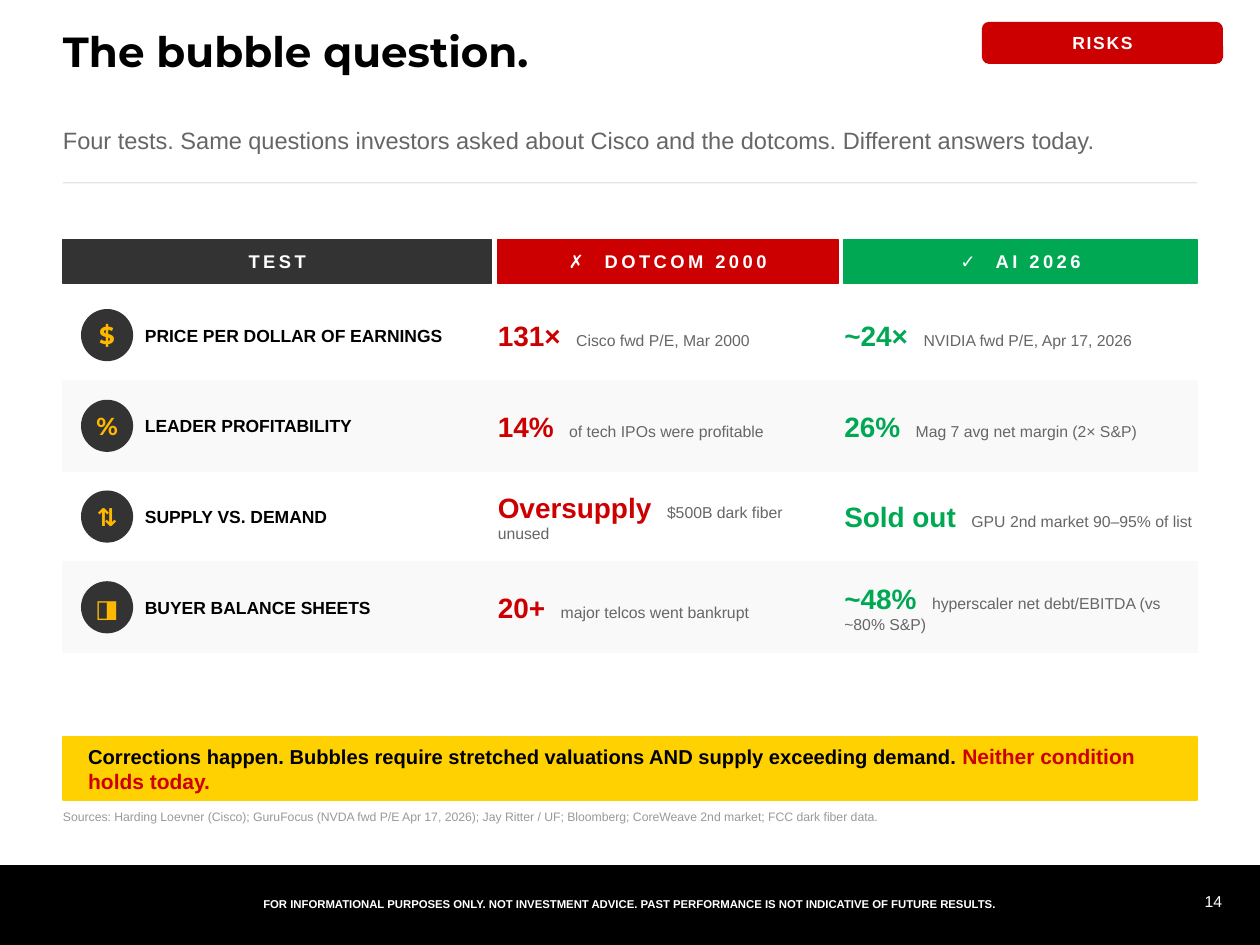
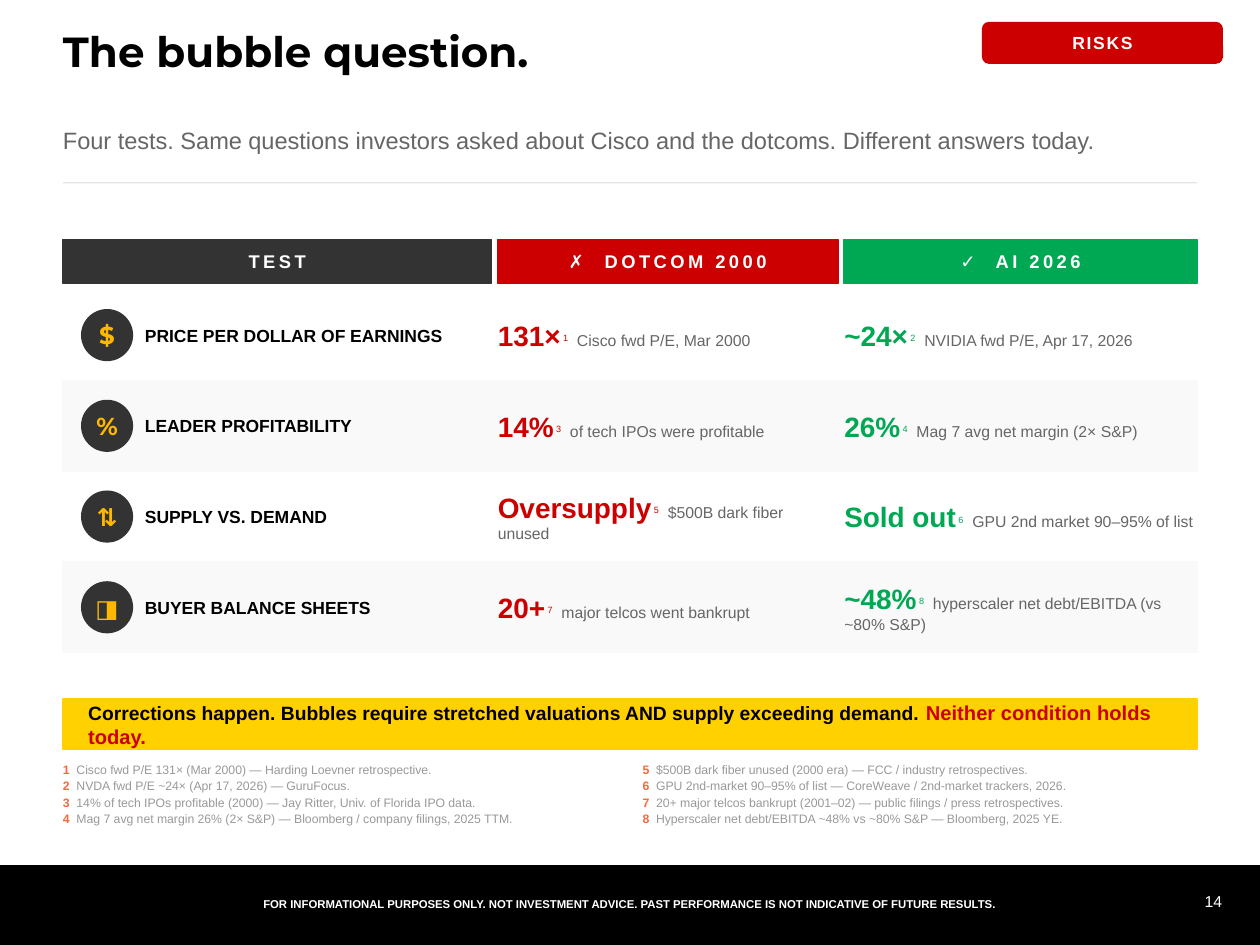
Before and after one commit to samuelcmcclellan-cell/ai-markets-deck, a slide deck: slide 14 of ai-markets-deck.pptx. Drawn at 1260x945 pixels with LibreOffice and Linux fonts; fonts in the diff are those of the drawing. Boxes give left, top, right and bottom in pixels: in the first picture for what was removed or moved away, otherwise in the second. Text is boxed around its words. In the diff, an @@ line names an element or a change of style, - is before the commit and + after.

```diff
--- a/ai-markets-deck.pptx
+++ b/ai-markets-deck.pptx
@@ text at bbox=[498, 326, 750, 348]: text changed @@
-131× Cisco fwd P/E, Mar 2000
+131× 1 Cisco fwd P/E, Mar 2000
@@ text at bbox=[844, 326, 1133, 350]: text changed @@
-~24× NVIDIA fwd P/E, Apr 17, 2026
+~24× 2 NVIDIA fwd P/E, Apr 17, 2026
@@ text at bbox=[498, 417, 765, 440]: text changed @@
-14% of tech IPOs were profitable
+14% 3 of tech IPOs were profitable
@@ text at bbox=[844, 417, 1138, 440]: text changed @@
-26% Mag 7 avg net margin (2× S&P)
+26% 4 Mag 7 avg net margin (2× S&P)
@@ text at bbox=[498, 497, 784, 539]: text changed @@
-Oversupply $500B dark fiber unused
+Oversupply 5 $500B dark fiber unused
@@ text at bbox=[844, 506, 1193, 528]: text changed @@
-Sold out GPU 2nd market 90–95% of list
+Sold out 6 GPU 2nd market 90–95% of list
@@ text at bbox=[498, 598, 749, 621]: text changed @@
-20+ major telcos went bankrupt
+20+ 7 major telcos went bankrupt
@@ text at bbox=[844, 589, 1161, 633]: text changed @@
-~48% hyperscaler net debt/EBITDA (vs ~80% S&P)
+~48% 8 hyperscaler net debt/EBITDA (vs ~80% S&P)
@@ rectangle: place and size @@
-rectangle at bbox=[63, 737, 1197, 800]
+rectangle at bbox=[63, 699, 1197, 750]
@@ text "Corrections happen. Bubbles require stretched ...": place and size @@
-text "Corrections happen. Bubbles require stretched ..." at bbox=[88, 748, 1134, 794]
+text "Corrections happen. Bubbles require stretched ..." at bbox=[88, 705, 1151, 748]
@@ text "Corrections happen. Bubbles require stretched ..." at bbox=[88, 705, 1151, 748]: size 11.5 to 11 pt in "Corrections happen. Bubbles require stretched valuations AND ..."; size 12 to 11.5 pt in "Neither condition holds today." @@
@@ text at bbox=[63, 765, 512, 826]: text changed @@
-Sources: Harding Loevner (Cisco); GuruFocus (NVDA fwd P/E Apr 17, 2026); Jay Ritter / UF; Bloomberg; CoreWeave 2nd market; FCC dark fiber data.
+1 Cisco fwd P/E 131× (Mar 2000) — Harding Loevner retrospective.
+2 NVDA fwd P/E ~24× (Apr 17, 2026) — GuruFocus.
+3 14% of tech IPOs profitable (2000) — Jay Ritter, Univ. of Florida IPO data.
+4 Mag 7 avg net margin 26% (2× S&P) — Bloomberg / company filings, 2025 TTM.
@@ text added at bbox=[643, 765, 1067, 826], 7 pt, text #999999 @@
+5 $500B dark fiber unused (2000 era) — FCC / industry retrospectives.
+6 GPU 2nd-market 90–95% of list — CoreWeave / 2nd-market trackers, 2026.
+7 20+ major telcos bankrupt (2001–02) — public filings / press retrospectives.
+8 Hyperscaler net debt/EBITDA ~48% vs ~80% S&P — Bloomberg, 2025 YE.
```
Also in this commit, not shown: 1 other slide changed, 3 other files.
